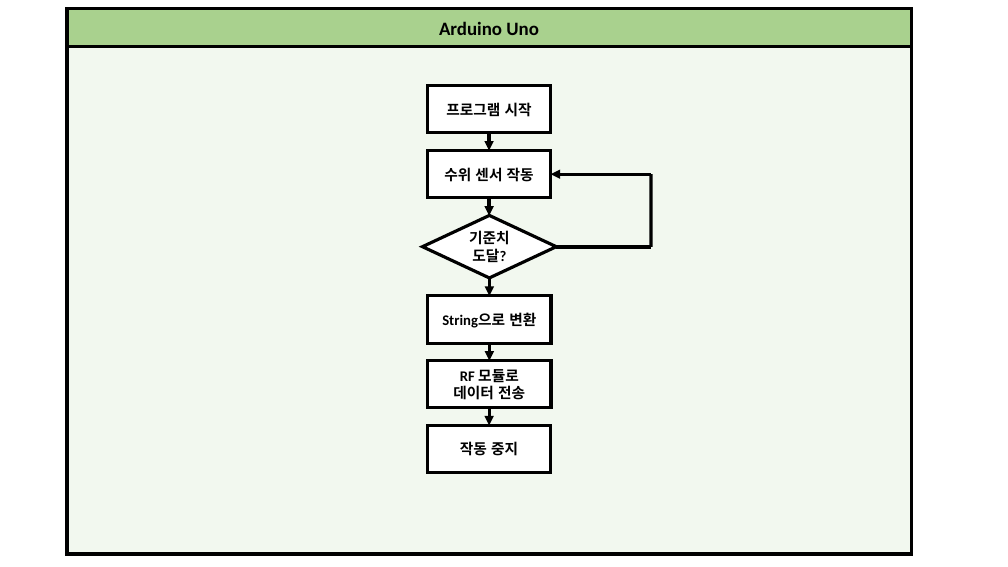
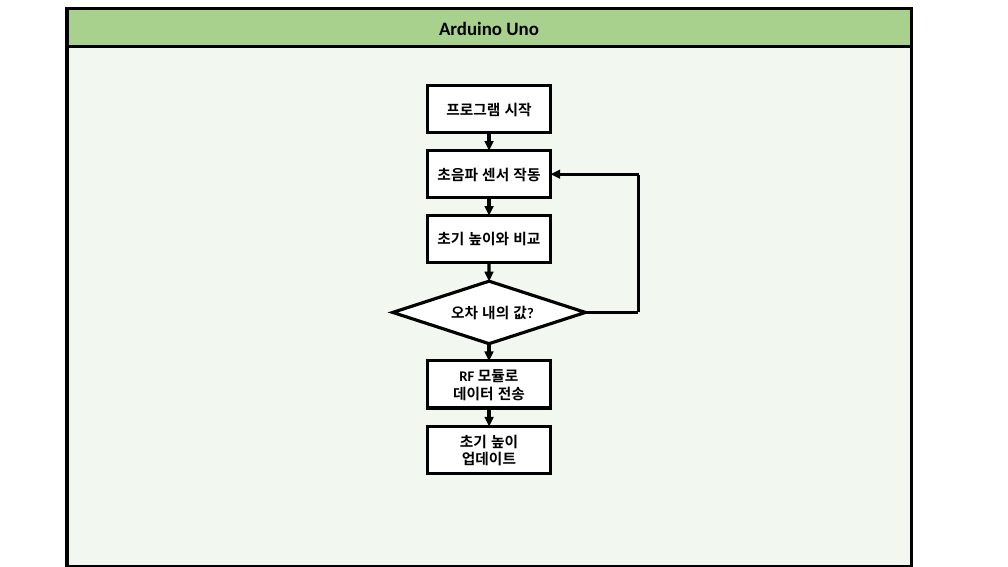
Before and after one commit to hyu-embedded/Embedded_Contest2022, a slide deck: slide 10 of Figure_file_1.pptx. Drawn at 1008x567 pixels with LibreOffice and Linux fonts; fonts in the diff are those of the drawing. Boxes give left, top, right and bottom in pixels: in the first picture for what was removed or moved away, otherwise in the second. Text is boxed around its words. In the diff, an @@ line names an element or a change of style, - is before the commit and + after.

```diff
--- a/Figure_file_1.pptx
+++ b/Figure_file_1.pptx
@@ rectangle: place and size @@
-rectangle at bbox=[67, 8, 912, 554]
+rectangle at bbox=[67, 21, 912, 567]
@@ text in rectangle at bbox=[437, 167, 540, 182]: text changed @@
-수위 센서 작동
+초음파 센서 작동
@@ arrow moved from (651, 174) - (551, 174) to (639, 174) - (551, 174) @@
@@ line moved from (651, 247) - (651, 174) to (639, 312) - (639, 175) @@
@@ arrow moved from (489, 296) - (489, 278) to (489, 216) - (489, 198) @@
@@ rectangle added at bbox=[427, 216, 551, 263], fill #FFFFFF, outline #000000 3 pt, 14 pt, text #000000, bold @@
+초기 높이와 비교
@@ arrow moved from (489, 198) - (489, 216) to (489, 264) - (489, 281) @@
@@ diamond "오차 내의 값?": place and size @@
-diamond "오차 내의 값?" at bbox=[423, 216, 557, 278]
+diamond "오차 내의 값?" at bbox=[393, 281, 586, 344]
@@ rectangle removed at bbox=[428, 296, 551, 343] @@
-String으로 변환
@@ text in diamond at bbox=[451, 305, 533, 320]: text changed @@
-기준치 도달?
+오차 내의 값?
@@ line moved from (557, 247) - (651, 247) to (585, 312) - (637, 312) @@
@@ text in rectangle at bbox=[460, 434, 518, 466]: text changed @@
-작동 중지
+초기 높이 업데이트
```
Also in this commit, not shown: 2 other files.
